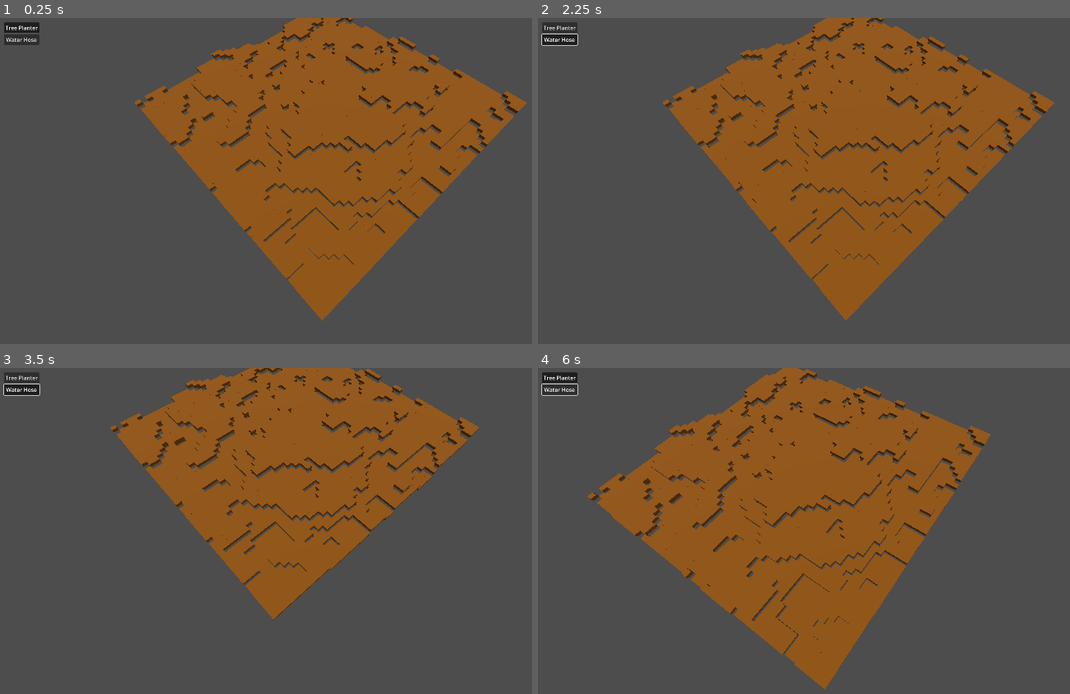
Above: before the commit, frames 1-4 (two rows, left to right).
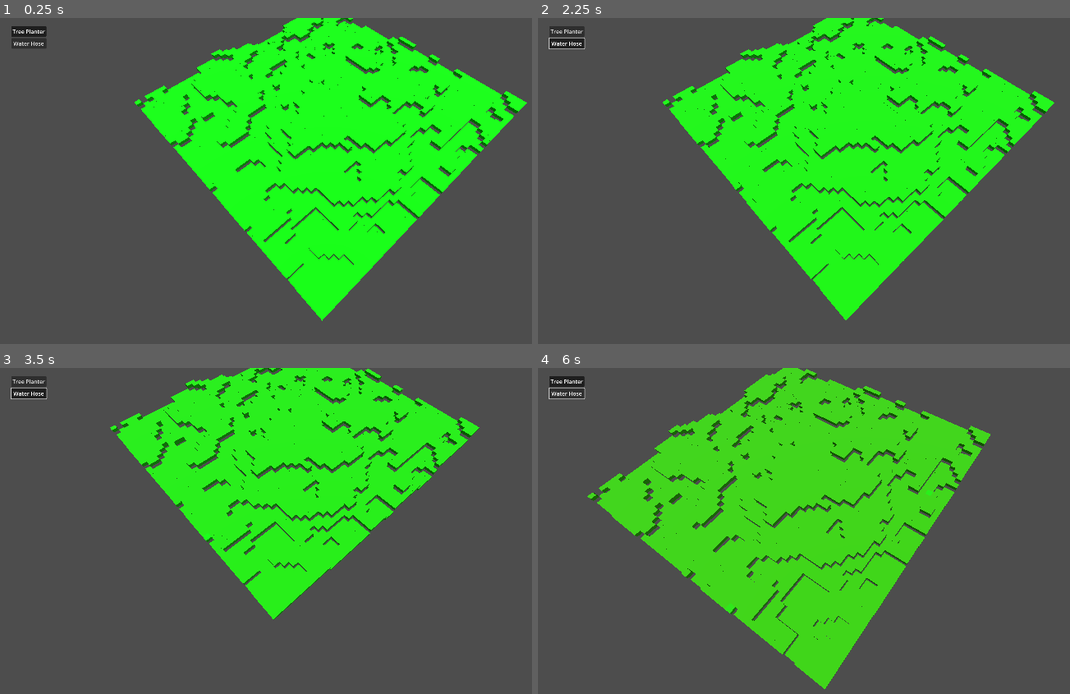
Above: after the commit, the same moments.

Repository: ctrostel90/godot_sandbox
Game: Godot game, scene res://2.0/Scenes/World.tscn
Same seed, same stepped clock (60 frames per second), same inputs: the game is played once before the commit and once after it.
Inputs (mouse positions are in pixels of both pictures, inside the frame that each line leads up to):
- Up to frame 1 (0.25 s): no input
- Up to frame 2 (2.25 s): click "Tree Planter" at 0.5 s; click "Water Hose" at 1.25 s; tap Enter at 2 s; move the mouse to (1011, 184) at 2.02 s; hold D (MoveRight) from 2.03 s (still down); click (1011, 184) at 2.1 s
- Up to frame 3 (3.5 s): move the mouse to (196, 570) at 2.77 s; release D (MoveRight) at 2.78 s; hold S (MoveBackwards) from 2.78 s (still down); click (196, 570) at 2.85 s
- Up to frame 4 (6 s): move the mouse to (931, 472) at 3.52 s; release S (MoveBackwards) at 3.53 s; hold D (MoveRight) 3.53-4.28 s; right-click (931, 472) at 3.6 s; click (931, 472) at 3.8 s; move the mouse to (830, 625) at 4.27 s; hold W (MoveForward) 4.28-5.03 s; tap Q (RotateCameraLeft) at 4.35 s; click (830, 625) at 4.55 s; move the mouse to (1064, 609) at 5.02 s; hold E (RotateCameraRight) 5.03-5.78 s; hold A (MoveLeft) from 5.03 s (still down); click (1064, 609) at 5.3 s; move the mouse to (671, 498) at 5.77 s; tap 1 (tool_1_select) at 5.85 s

The runs differ from the first frame. In frame 1, 35% of the frame differs, in the area x 0-100%, y 0-93%; in frame 2, 35%; in frame 3, 28%; in frame 4, 38%, in the area x 0-86%, y 0-99%.
Error before the commit: Attempt to call function 'interact_on_tile' in base 'null instance' on a null instance. (res://2.0/Scenes/interaction_controller.gd:23)

Commit message:
Moisture controller, settings need tuning ofc

Diff:
--- a/2.0/InteractionTools/interaction_tool.gd
+++ b/2.0/InteractionTools/interaction_tool.gd
@@ -2,5 +2,5 @@
 
 @export var ToolType:GlobalTypes.InteractionToolType = GlobalTypes.InteractionToolType.NoTool
 
-func interact_on_tile(SelectedTile : Tile) -> void:
+func interact_on_tile(_SelectedTile : Tile) -> void:
 	print('No Interact On Tile implementation')
--- a/2.0/InteractionTools/water_hose.gd
+++ b/2.0/InteractionTools/water_hose.gd
@@ -1,4 +1,6 @@
 class_name WaterHose extends InteractionTool
 
+var waterstrength: float = 50
+
 func interact_on_tile(SelectedTile : Tile) -> void:
-	print("WATERING TILE")
+	SelectedTile.WaterTile(waterstrength)
--- /dev/null
+++ b/2.0/Resources/Controllers/default_moisture_settings.tres
@@ -0,0 +1,10 @@
+[gd_resource type="Resource" script_class="MoistureSettings" load_steps=2 format=3 uid="uid://cw2lbt0fq7sw"]
+
+[ext_resource type="Script" uid="uid://b5qoyop4w02mj" path="res://2.0/Resources/Controllers/moisture_settings.gd" id="1_gfhxp"]
+
+[resource]
+script = ExtResource("1_gfhxp")
+update_rate = 1.0
+evaporation_rate = 5.0
+bleed_rate = 5.0
+metadata/_custom_type_script = "uid://b5qoyop4w02mj"
--- /dev/null
+++ b/2.0/Resources/Controllers/moisture_settings.gd
@@ -0,0 +1,6 @@
+class_name MoistureSettings
+extends Resource
+
+@export var update_rate : float
+@export var evaporation_rate : float
+@export var bleed_rate : float
--- a/2.0/Resources/GenerationSettings/DefaultGenerationSettings.tres
+++ b/2.0/Resources/GenerationSettings/DefaultGenerationSettings.tres
@@ -9,6 +9,7 @@
 fractal_gain = 0.8
 
 [resource]
+resource_local_to_scene = true
 script = ExtResource("1_6878q")
 tile_size = Vector3(1, 1, 1)
 Tiles = Array[ExtResource("1_errhy")]([ExtResource("2_xsht7"), ExtResource("3_uvupo")])
--- a/2.0/Resources/Tiles/default_tile.tscn
+++ b/2.0/Resources/Tiles/default_tile.tscn
@@ -1,6 +1,7 @@
 [gd_scene load_steps=3 format=3 uid="uid://cw7cs83n4s4kr"]
 
 [sub_resource type="BoxMesh" id="BoxMesh_jfvc5"]
+resource_local_to_scene = true
 size = Vector3(1, 0.5, 1)
 
 [sub_resource type="ConcavePolygonShape3D" id="ConcavePolygonShape3D_53nfb"]
--- a/2.0/Resources/Tiles/ground.tres
+++ b/2.0/Resources/Tiles/ground.tres
@@ -1,10 +1,13 @@
-[gd_resource type="Resource" script_class="TileMeshData" load_steps=3 format=3 uid="uid://b6dos6gl6m53f"]
+[gd_resource type="Resource" script_class="TileMeshData" load_steps=4 format=3 uid="uid://b6dos6gl6m53f"]
 
 [ext_resource type="PackedScene" uid="uid://cw7cs83n4s4kr" path="res://2.0/Resources/Tiles/default_tile.tscn" id="1_4ccq8"]
 [ext_resource type="Script" uid="uid://cu0umtw8fs255" path="res://2.0/World_Gen/tile_mesh_data.gd" id="1_s2h0v"]
+[ext_resource type="Material" uid="uid://bqp6j0ebm0t3g" path="res://2.0/assets/materials/dirt_to_water_shader.tres" id="3_a8nkb"]
 
 [resource]
+resource_local_to_scene = true
 script = ExtResource("1_s2h0v")
 mesh = ExtResource("1_4ccq8")
+shader_override = ExtResource("3_a8nkb")
 color = Color(0.543837, 0.312034, 0.00142352, 1)
 metadata/_custom_type_script = "uid://cu0umtw8fs255"
--- /dev/null
+++ b/2.0/Resources/Tiles/shaders/default_tile.gdshader
@@ -0,0 +1,9 @@
+shader_type spatial;
+
+uniform float moisture_level: hint_range(0, 1.0) = 1.0;
+uniform vec3 dry_color: source_color;
+uniform vec3 wet_color: source_color;
+
+void fragment() {
+    ALBEDO = mix(dry_color,wet_color,moisture_level);
+}
--- /dev/null
+++ b/2.0/Resources/Tiles/shaders/grass_gradient_texture.tres
@@ -0,0 +1,7 @@
+[gd_resource type="GradientTexture1D" load_steps=2 format=3 uid="uid://bttc21jv0p721"]
+
+[sub_resource type="Gradient" id="Gradient_mtmlh"]
+colors = PackedColorArray(0.762747, 0.493953, 0.145778, 1, 0.349802, 0.709251, 0.214237, 1)
+
+[resource]
+gradient = SubResource("Gradient_mtmlh")
--- a/2.0/Scenes/interaction_controller.gd
+++ b/2.0/Scenes/Controllers/interaction_controller.gd
@@ -21,7 +21,6 @@
 		if Input.is_action_just_pressed("Click") and event.pressed:
 			var tile = hit_object.get_parent()
 			_current_tool.interact_on_tile(tile)
-			print("LeftClicked")
 		elif Input.is_action_just_pressed("RightClick"):
 			print("RightClicked")
 
--- /dev/null
+++ b/2.0/Scenes/Controllers/moisture_controller.gd
@@ -0,0 +1,32 @@
+class_name MoistureController
+extends Node
+
+var _moisture_level:Array[float]
+
+@export var _moisture_settings:MoistureSettings
+var _update_check:float
+
+func _ready() -> void:
+	_update_check = _moisture_settings.update_rate
+
+func _update_moisture() -> void:
+
+	for tile in WorldMap.map:
+		var water_amount: float = -_moisture_settings.evaporation_rate
+		var _neighbors:Array[Tile] = WorldMap.GetAllNeighbors(tile)
+		var current_moisture_level = tile.moisture_level
+
+		var neighbor_moisture: float = 0
+		for neighbor in _neighbors:
+			neighbor_moisture += neighbor.moisture_level
+		neighbor_moisture /= _neighbors.size()
+		if neighbor_moisture > current_moisture_level:
+			water_amount += neighbor_moisture - current_moisture_level + _moisture_settings.bleed_rate
+		tile.WaterTile(water_amount)
+
+
+func _physics_process(delta: float) -> void:
+	_update_check -= delta
+	if _update_check < 0:
+		_update_moisture()
+		_update_check = _moisture_settings.update_rate
--- a/2.0/Scenes/World.tscn
+++ b/2.0/Scenes/World.tscn
@@ -1,23 +1,26 @@
-[gd_scene load_steps=14 format=3 uid="uid://dx5x3fst0ae7l"]
+[gd_scene load_steps=17 format=3 uid="uid://dx5x3fst0ae7l"]
 
 [ext_resource type="Script" uid="uid://c0b3fyhvv6otr" path="res://2.0/Scenes/world_generator.gd" id="1_7hbi4"]
 [ext_resource type="Resource" uid="uid://b7s0n873e4tk" path="res://2.0/Resources/GenerationSettings/DefaultGenerationSettings.tres" id="2_pvuy8"]
 [ext_resource type="Script" uid="uid://bgd4act8njt5b" path="res://2.0/World_Gen/camera_script.gd" id="3_5f6wt"]
-[ext_resource type="Script" uid="uid://hfykupbeccpa" path="res://2.0/Scenes/interaction_controller.gd" id="3_8j4u8"]
-[ext_resource type="Script" uid="uid://u3vwkjn4g5cr" path="res://2.0/Scenes/tree_controller.gd" id="3_u5c5d"]
+[ext_resource type="Script" uid="uid://hfykupbeccpa" path="res://2.0/Scenes/Controllers/interaction_controller.gd" id="3_8j4u8"]
+[ext_resource type="Script" uid="uid://u3vwkjn4g5cr" path="res://2.0/Scenes/Controllers/tree_controller.gd" id="3_u5c5d"]
 [ext_resource type="PackedScene" uid="uid://ln831ugsv6vq" path="res://2.0/Objects/tree.tscn" id="4_fkjdr"]
-[ext_resource type="Script" uid="uid://d1n2c7i7m5c3t" path="res://2.0/InteractionTools/tree_planter.gd" id="7_3unv5"]
+[ext_resource type="Script" uid="uid://bixtdfmxnka2e" path="res://2.0/InteractionTools/interaction_tool.gd" id="6_t2mo5"]
+[ext_resource type="Script" uid="uid://d1n2c7i7m5c3t" path="res://2.0/InteractionTools/tree_planter.gd" id="7_dixca"]
 [ext_resource type="PackedScene" uid="uid://bhq15nnck1sob" path="res://2.0/UI/ui.tscn" id="7_kg4ey"]
-[ext_resource type="Script" uid="uid://d27blxn3mqerh" path="res://2.0/InteractionTools/water_hose.gd" id="8_0h43g"]
+[ext_resource type="Script" uid="uid://d27blxn3mqerh" path="res://2.0/InteractionTools/water_hose.gd" id="8_3unv5"]
+[ext_resource type="Script" uid="uid://g7kq51qkotr7" path="res://2.0/Scenes/Controllers/moisture_controller.gd" id="9_0h43g"]
+[ext_resource type="Resource" uid="uid://cw2lbt0fq7sw" path="res://2.0/Resources/Controllers/default_moisture_settings.tres" id="10_orlig"]
+
+[sub_resource type="Resource" id="Resource_0h43g"]
+script = ExtResource("7_dixca")
+ToolType = 0
+metadata/_custom_type_script = "uid://d1n2c7i7m5c3t"
 
 [sub_resource type="Resource" id="Resource_orlig"]
-script = ExtResource("7_3unv5")
-ToolType = 1
-metadata/_custom_type_script = "uid://d1n2c7i7m5c3t"
-
-[sub_resource type="Resource" id="Resource_v8c0r"]
-script = ExtResource("8_0h43g")
-ToolType = 2
+script = ExtResource("8_3unv5")
+ToolType = 0
 metadata/_custom_type_script = "uid://d27blxn3mqerh"
 
 [sub_resource type="Environment" id="Environment_hqr0r"]
@@ -37,11 +40,16 @@
 script = ExtResource("3_u5c5d")
 TreeScene = ExtResource("4_fkjdr")
 
-[node name="InteractionController" type="Node3D" parent="Controllers" node_paths=PackedStringArray("main_camera", "Tools")]
+[node name="InteractionController" type="Node3D" parent="Controllers" node_paths=PackedStringArray("main_camera")]
 script = ExtResource("3_8j4u8")
 main_camera = NodePath("../../CameraParent/Camera3D")
 tree_scene = ExtResource("4_fkjdr")
-Tools = [SubResource("Resource_orlig"), SubResource("Resource_v8c0r")]
+Tools = Array[ExtResource("6_t2mo5")]([SubResource("Resource_0h43g"), SubResource("Resource_orlig")])
+
+[node name="MoistureController" type="Node" parent="Controllers"]
+script = ExtResource("9_0h43g")
+_moisture_settings = ExtResource("10_orlig")
+metadata/_custom_type_script = "uid://g7kq51qkotr7"
 
 [node name="CameraParent" type="Node3D" parent="."]
 transform = Transform3D(-0.694658, 0, -0.71934, 0, 1, 0, 0.71934, 0, -0.694658, 0, 0, 1)
--- a/2.0/UI/scripts/tool_selector_ui.gd
+++ b/2.0/UI/scripts/tool_selector_ui.gd
@@ -25,6 +25,7 @@
 			tool_option.button_pressed = true
 			tool_option.emit_signal('pressed')
 
+
 func _tool_selected(Tool : InteractionToolUI) -> void:
 	if _selectedTool != Tool:
 		_selectedTool = Tool
--- a/2.0/UI/ui.tscn
+++ b/2.0/UI/ui.tscn
@@ -11,10 +11,11 @@
 script = ExtResource("1_dgt8j")
 
 [node name="ToolSelector" type="VBoxContainer" parent="."]
-offset_left = 12.0
-offset_top = 13.0
-offset_right = 52.0
-offset_bottom = 53.0
+custom_minimum_size = Vector2(40, 0)
+offset_left = 33.0
+offset_top = 24.0
+offset_right = 73.0
+offset_bottom = 24.0
 script = ExtResource("1_yua27")
 Tools = Array[ExtResource("2_svmr1")]([ExtResource("3_itu42"), ExtResource("4_dgt8j")])
 ToolButtonGroup = ExtResource("2_wx8wv")
--- a/2.0/World_Gen/position_data.gd
+++ b/2.0/World_Gen/position_data.gd
@@ -4,3 +4,6 @@
 var grid_position : Vector3i
 var world_position : Vector3
 var noise : float
+
+func Get2DGridPosition() -> Vector2i:
+	return Vector2i(grid_position.x,grid_position.z)
--- a/2.0/World_Gen/tile.gd
+++ b/2.0/World_Gen/tile.gd
@@ -1,12 +1,16 @@
 class_name Tile extends Node
 
 @onready var objects: Node = $Objects
+@onready var mesh_instance: MeshInstance3D = $MeshInstance3D
 
 var mesh_data : TileMeshData
 var position_data : PositionData
 var HasTree : bool
 
+var moisture_level: float = 0
+
 var debugLabel : Label3D
+
 
 func SpawnTree(TreeScene:PackedScene) -> void:
 	if HasTree:
@@ -16,3 +20,12 @@
 	newTree.ParentTile = self
 	newTree.position = position_data.world_position
 	objects.add_child(newTree)
+
+
+func WaterTile(WaterAmount:float) -> void:
+	moisture_level += WaterAmount
+	moisture_level = clamp(moisture_level,0,100)
+	_set_shader_moisture()
+
+func _set_shader_moisture() -> void:
+	mesh_instance.get_active_material(0).set("shader_parameter/moisture_level",moisture_level / 100.0)
--- a/2.0/World_Gen/tile_factory.gd
+++ b/2.0/World_Gen/tile_factory.gd
@@ -38,7 +38,7 @@
 
 	# Set up material override
 	var mesh_instance: MeshInstance3D = tile.get_child(0) as MeshInstance3D
-	mesh_instance.material_override = tile_materials[tile.mesh_data.index]
+	mesh_instance.material_override = tile_materials[tile.mesh_data.index].duplicate()
 
 	tile.position = position.world_position
 	tile_parent.add_child(tile)
@@ -52,6 +52,7 @@
 	var biome = data.mesh
 	var t = biome.instantiate()
 	t.set_script(TILE_CLASS)
+	t.moisture_level = 100
 	t.mesh_data = data
 	t.mesh_data.index = tile_type
 
--- /dev/null
+++ b/2.0/assets/materials/dirt_to_water_shader.tres
@@ -0,0 +1,10 @@
+[gd_resource type="ShaderMaterial" load_steps=2 format=3 uid="uid://bqp6j0ebm0t3g"]
+
+[ext_resource type="Shader" uid="uid://8qsmjhakqxlx" path="res://2.0/Resources/Tiles/shaders/default_tile.gdshader" id="1_fwj86"]
+
+[resource]
+render_priority = 0
+shader = ExtResource("1_fwj86")
+shader_parameter/moisture_level = 1.0
+shader_parameter/dry_color = Color(0.733333, 0.368627, 0.027451, 1)
+shader_parameter/wet_color = Color(0, 1, 0, 1)
--- a/2.0/world.gd
+++ b/2.0/world.gd
@@ -29,3 +29,41 @@
 		neighbors.append(map_as_dictionary[Vector2i(check.x,check.z)])
 
 	return neighbors
+
+func GetAllNeighbors(_Tile : Tile) -> Array[Tile]:
+	var neighbors:Array[Tile] = []
+	var _grid_position = _Tile.position_data.grid_position
+	var check:Vector3i
+	check = _grid_position + Vector3i.LEFT
+	if map_as_dictionary.has(Vector2i(check.x,check.z)):
+		neighbors.append(map_as_dictionary[Vector2i(check.x,check.z)])
+
+	check = _grid_position + Vector3i.FORWARD
+	if map_as_dictionary.has(Vector2i(check.x,check.z)):
+		neighbors.append(map_as_dictionary[Vector2i(check.x,check.z)])
+
+	check = _grid_position + Vector3i.RIGHT
+	if map_as_dictionary.has(Vector2i(check.x,check.z)):
+		neighbors.append(map_as_dictionary[Vector2i(check.x,check.z)])
+
+	check = _grid_position + Vector3i.BACK
+	if map_as_dictionary.has(Vector2i(check.x,check.z)):
+		neighbors.append(map_as_dictionary[Vector2i(check.x,check.z)])
+
+	check = _grid_position + Vector3i.LEFT + Vector3i.FORWARD
+	if map_as_dictionary.has(Vector2i(check.x,check.z)):
+		neighbors.append(map_as_dictionary[Vector2i(check.x,check.z)])
+
+	check = _grid_position + Vector3i.LEFT + Vector3i.BACK
+	if map_as_dictionary.has(Vector2i(check.x,check.z)):
+		neighbors.append(map_as_dictionary[Vector2i(check.x,check.z)])
+
+	check = _grid_position + Vector3i.RIGHT + Vector3i.FORWARD
+	if map_as_dictionary.has(Vector2i(check.x,check.z)):
+		neighbors.append(map_as_dictionary[Vector2i(check.x,check.z)])
+
+	check = _grid_position + Vector3i.RIGHT + Vector3i.BACK
+	if map_as_dictionary.has(Vector2i(check.x,check.z)):
+		neighbors.append(map_as_dictionary[Vector2i(check.x,check.z)])
+
+	return neighbors
Not shown, added: 2.0/Resources/Controllers/moisture_settings.gd.uid
Not shown, added: 2.0/Resources/Tiles/shaders/default_tile.gdshader.uid
Renamed: 2.0/Scenes/interaction_controller.gd.uid -> 2.0/Scenes/Controllers/interaction_controller.gd.uid
Not shown, added: 2.0/Scenes/Controllers/moisture_controller.gd.uid
Renamed: 2.0/Scenes/tree_controller.gd -> 2.0/Scenes/Controllers/tree_controller.gd
Renamed: 2.0/Scenes/tree_controller.gd.uid -> 2.0/Scenes/Controllers/tree_controller.gd.uid
Not shown, removed: node_3d.tscn5095543462.tmp
